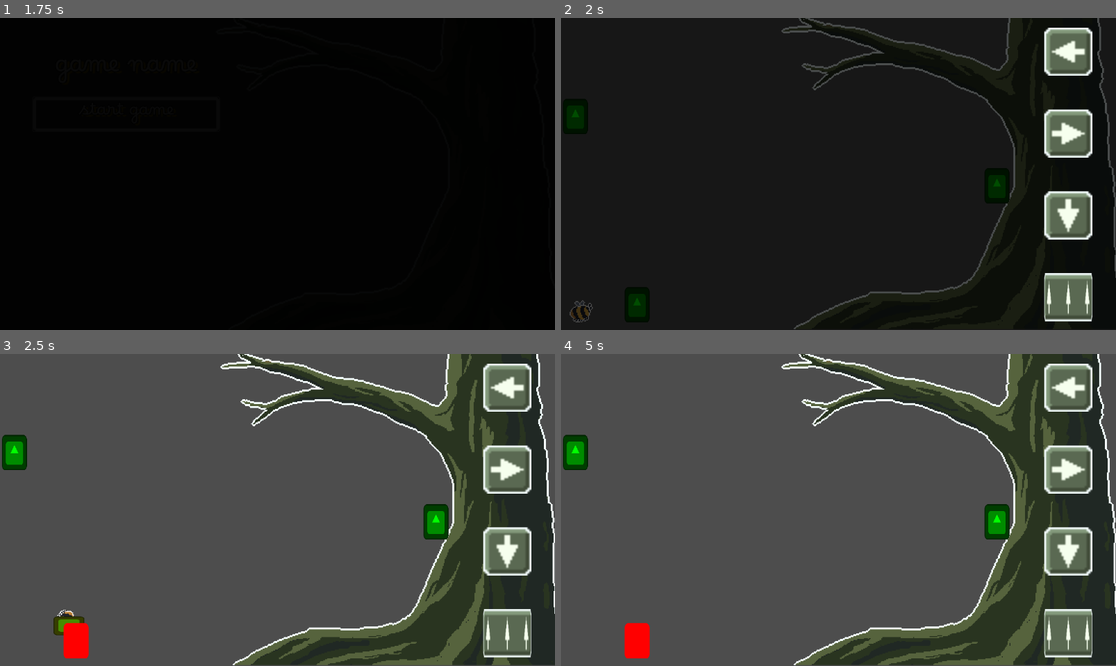
Above: before the commit, frames 1-4 (two rows, left to right).
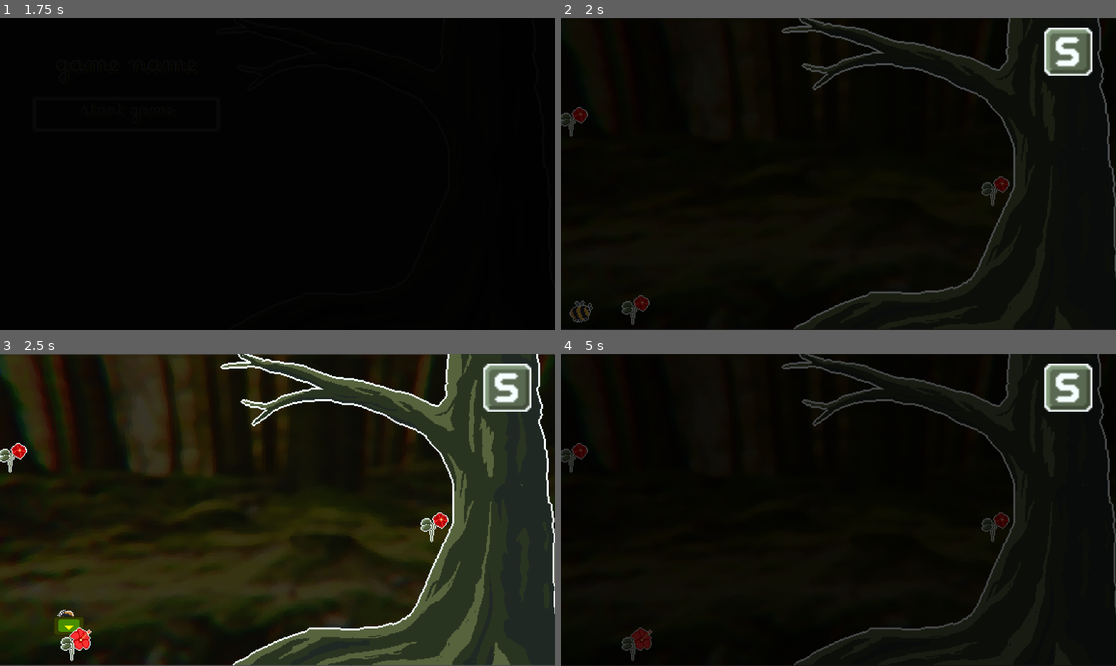
Above: after the commit, the same moments.

Repository: schmertenk/platformer
Game: Godot game, scene res://Main.tscn
The game is run twice, just before and just after one commit, with the same random seed, the same clock (stepped at 60 frames per second) and the same inputs. The engine's default icon, where the game draws it, is replaced by a stand-in: a white triangle on a blue panel in a dark square.
Inputs (mouse positions are in pixels of both pictures, inside the frame that each line leads up to):
- Up to frame 1 (1.75 s): move the mouse to (399, 158) at 0.52 s; hold Right (right) 0.53-1.25 s; click (399, 158) at 0.6 s; tap Space (jump) at 0.77 s; click (127, 114) at 1.25 s
- Up to frame 2 (2 s): no input
- Up to frame 3 (2.5 s): move the mouse to (166, 525) at 2.02 s; hold Right (right) from 2.03 s (still down); right-click (166, 525) at 2.1 s; tap Space (jump) at 2.27 s
- Up to frame 4 (5 s): move the mouse to (894, 441) at 2.77 s; release Right (right) at 2.78 s; hold Left (left) 2.78-3.53 s; click (894, 441) at 2.85 s; move the mouse to (810, 572) at 3.52 s; hold Right (right) from 3.53 s (still down); right-click (810, 572) at 3.6 s; tap Space (jump) at 3.77, 4.52 s; move the mouse to (1005, 556) at 4.27 s; click (1005, 556) at 4.35 s

Frame 1 is identical in both runs. In frame 2, 5.3% of the frame differs, in the area x 0-96%, y 6-99%; in frame 3, 77%; in frame 4, 99%, in the area x 0-100%, y 0-100%.

Commit message:
changed arrows to letters, added bad background, added losing, added flower art,

Diff:
--- a/Game.gd
+++ b/Game.gd
@@ -2,12 +2,15 @@
 
 class_name Game
 
+@export var available_control_platforms = {"A": true, "S": true, "D": true, "Space": true}
+
 var nr_of_blooming_flowers = 0
 var nr_of_flowers = 0
 
+
 func _ready():
 	find_nr_of_flowers(self)
-	print(nr_of_flowers)
+	$Player.died.connect(_on_player_died)
 
 
 func _init():
@@ -31,3 +34,11 @@
 	nr_of_blooming_flowers += 1
 	if nr_of_blooming_flowers == nr_of_flowers:
 		win()
+
+
+func _on_player_died(player):
+	lose()
+
+
+func lose():
+	Global.main.change_scene(scene_file_path)
--- a/Scenes/ControlPlatformWrapper/ControlPlatformWrapper.tscn
+++ b/Scenes/ControlPlatformWrapper/ControlPlatformWrapper.tscn
@@ -15,7 +15,7 @@
 shape = SubResource("RectangleShape2D_2nc0d")
 
 [node name="Sprite2D" type="Sprite2D" parent="."]
-modulate = Color(1, 1, 1, 0.588235)
+self_modulate = Color(1, 1, 1, 0.392157)
 position = Vector2(-1, 0)
 scale = Vector2(2.67969, 0.328125)
 texture = ExtResource("2_ewvs2")
--- a/Scenes/ControlPlatforms/S/S.gd
+++ b/Scenes/ControlPlatforms/S/S.gd
@@ -4,7 +4,8 @@
 func _process(delta):
 	if Global.control_platforms.S && Input.is_action_just_pressed("down"):
 		for body in $Body/Area2D.get_overlapping_bodies():
-			if body is CharacterBody2D:
-				body.apply_force(Vector2(0, -800))
+			var vec = global_position.direction_to(body.global_position)
+			if body is Player:
+				body.apply_force(vec * 800 * Vector2(5,1))
 			if body is RigidBody2D:
-				body.apply_force(Vector2(0, -80000))
+				body.apply_force(vec * 80000)
--- a/Scenes/Flower/Flower.gd
+++ b/Scenes/Flower/Flower.gd
@@ -18,6 +18,6 @@
 		bloom()
 
 func bloom():
-	$Area2D/Sprite2D.modulate = Color(255, 0, 0)
+	$Area2D/Sprite2D.frame = 0
 	blooming = true
 	bloomed.emit()
--- a/Scenes/Flower/Flower.tscn
+++ b/Scenes/Flower/Flower.tscn
@@ -1,21 +1,23 @@
 [gd_scene load_steps=4 format=3 uid="uid://dw58eomkudeul"]
 
 [ext_resource type="Script" path="res://Scenes/Flower/Flower.gd" id="1_ttydy"]
-[ext_resource type="Texture2D" uid="uid://cd1xkunslic63" path="res://icon.svg" id="2_e67g3"]
+[ext_resource type="Texture2D" uid="uid://cmttqtk6fenkv" path="res://Images/Flowe/flower.png" id="2_nxn1b"]
 
 [sub_resource type="CapsuleShape2D" id="CapsuleShape2D_2c3sg"]
 radius = 25.0
 height = 75.0
 
 [node name="Flower" type="Node2D"]
+texture_filter = 1
 script = ExtResource("1_ttydy")
 
 [node name="Area2D" type="Area2D" parent="."]
 
 [node name="Sprite2D" type="Sprite2D" parent="Area2D"]
-modulate = Color(0, 1, 0, 1)
-scale = Vector2(0.4, 0.570313)
-texture = ExtResource("2_e67g3")
+scale = Vector2(2, 2)
+texture = ExtResource("2_nxn1b")
+hframes = 2
+frame = 1
 
 [node name="CollisionShape2D" type="CollisionShape2D" parent="Area2D"]
 shape = SubResource("CapsuleShape2D_2c3sg")
--- a/Scenes/Honey/Honey.gd
+++ b/Scenes/Honey/Honey.gd
@@ -1,5 +1,4 @@
 extends PinJoint2D
-
 
 class_name Honey
 
--- /dev/null
+++ b/Scenes/Levels/Level1/Blur.gdshader
@@ -0,0 +1,8 @@
+shader_type canvas_item;
+
+uniform float lod: hint_range(0.0, 5) = 0.0;
+
+void fragment(){
+	vec4 color = textureLod(TEXTURE, UV, lod);
+	COLOR = color;
+}
--- a/Scenes/Levels/Level1/Level1.tscn
+++ b/Scenes/Levels/Level1/Level1.tscn
@@ -1,10 +1,12 @@
-[gd_scene load_steps=10 format=3 uid="uid://cp4kr5jy4346b"]
+[gd_scene load_steps=13 format=3 uid="uid://cp4kr5jy4346b"]
 
 [ext_resource type="Script" path="res://Game.gd" id="1_t3130"]
 [ext_resource type="PackedScene" uid="uid://gbmqtemmybni" path="res://Scenes/Characters/Player/Player.tscn" id="2_u21ff"]
+[ext_resource type="Texture2D" uid="uid://dj4cln2o8htjf" path="res://test.png" id="2_uim2k"]
 [ext_resource type="Texture2D" uid="uid://b2ue6laibxw6i" path="res://Images/Ambient/trees.png" id="3_1fu3n"]
 [ext_resource type="PackedScene" uid="uid://br14s13n7nm0a" path="res://Scenes/UI/ControlPlatformMenu/ControlPlatformMenu.tscn" id="4_08h88"]
 [ext_resource type="PackedScene" uid="uid://dw58eomkudeul" path="res://Scenes/Flower/Flower.tscn" id="5_nje3h"]
+[ext_resource type="PackedScene" uid="uid://daw5daruc5v65" path="res://Scenes/Environment/Deathzone/DeathZone.tscn" id="7_j8tgo"]
 
 [sub_resource type="RectangleShape2D" id="RectangleShape2D_654ko"]
 size = Vector2(222, 20)
@@ -18,9 +20,24 @@
 [sub_resource type="RectangleShape2D" id="RectangleShape2D_quyb2"]
 size = Vector2(30.5, 276)
 
+[sub_resource type="RectangleShape2D" id="RectangleShape2D_l2l7q"]
+size = Vector2(402, 75)
+
 [node name="Game" type="Node2D"]
 texture_filter = 1
 script = ExtResource("1_t3130")
+available_control_platforms = {
+"A": false,
+"D": false,
+"S": true,
+"Space": false
+}
+
+[node name="Background" type="Sprite2D" parent="."]
+modulate = Color(0.364706, 0.364706, 0.364706, 1)
+position = Vector2(589, 323.5)
+scale = Vector2(1.31111, 1.075)
+texture = ExtResource("2_uim2k")
 
 [node name="Player" parent="." instance=ExtResource("2_u21ff")]
 position = Vector2(42, 582)
@@ -67,3 +84,12 @@
 
 [node name="Flower3" parent="Flowers" instance=ExtResource("5_nje3h")]
 position = Vector2(158, 596)
+
+[node name="DeathZone" parent="." instance=ExtResource("7_j8tgo")]
+position = Vector2(168, 727)
+
+[node name="CollisionShape2D" parent="DeathZone" index="0"]
+position = Vector2(191, -27.5)
+shape = SubResource("RectangleShape2D_l2l7q")
+
+[editable path="DeathZone"]
--- /dev/null
+++ b/Scenes/UI/ControlPlatformMenu/ControlPlatformMenu.gd
@@ -0,0 +1,8 @@
+extends VBoxContainer
+
+
+# Called when the node enters the scene tree for the first time.
+func _ready():
+	for key in Global.game.available_control_platforms:
+		var value = Global.game.available_control_platforms[key]
+		get_node(key).visible = value
--- a/Scenes/UI/ControlPlatformMenu/ControlPlatformMenu.tscn
+++ b/Scenes/UI/ControlPlatformMenu/ControlPlatformMenu.tscn
@@ -1,6 +1,7 @@
-[gd_scene load_steps=6 format=3 uid="uid://br14s13n7nm0a"]
+[gd_scene load_steps=7 format=3 uid="uid://br14s13n7nm0a"]
 
 [ext_resource type="PackedScene" uid="uid://c4iqievkpicj4" path="res://Scenes/UI/ControlPlatformMenu/ControlPlatformSlot.tscn" id="1_82cuk"]
+[ext_resource type="Script" path="res://Scenes/UI/ControlPlatformMenu/ControlPlatformMenu.gd" id="1_khog6"]
 [ext_resource type="Texture2D" uid="uid://dsxijsn5sxtx8" path="res://Images/ControlPlatforms/left.png" id="2_ymh02"]
 [ext_resource type="Texture2D" uid="uid://cs6nq4trgc3xn" path="res://Images/ControlPlatforms/right.png" id="3_v2tgn"]
 [ext_resource type="Texture2D" uid="uid://b16gsjxi7haf8" path="res://Images/ControlPlatforms/down.png" id="4_arp4y"]
@@ -16,23 +17,24 @@
 grow_horizontal = 2
 grow_vertical = 2
 theme_override_constants/separation = 70
+script = ExtResource("1_khog6")
 
-[node name="SlotA" parent="." instance=ExtResource("1_82cuk")]
+[node name="A" parent="." instance=ExtResource("1_82cuk")]
 layout_mode = 2
 wrapper_path = "res://Scenes/ControlPlatformWrapper/WrapperA.tscn"
 texture = ExtResource("2_ymh02")
 
-[node name="SlotD" parent="." instance=ExtResource("1_82cuk")]
+[node name="D" parent="." instance=ExtResource("1_82cuk")]
 layout_mode = 2
 wrapper_path = "res://Scenes/ControlPlatformWrapper/WrapperD.tscn"
 texture = ExtResource("3_v2tgn")
 
-[node name="SlotS" parent="." instance=ExtResource("1_82cuk")]
+[node name="S" parent="." instance=ExtResource("1_82cuk")]
 layout_mode = 2
 wrapper_path = "res://Scenes/ControlPlatformWrapper/WrapperS.tscn"
 texture = ExtResource("4_arp4y")
 
-[node name="SlotSpace" parent="." instance=ExtResource("1_82cuk")]
+[node name="Space" parent="." instance=ExtResource("1_82cuk")]
 layout_mode = 2
 wrapper_path = "res://Scenes/ControlPlatformWrapper/WrapperSpace.tscn"
 texture = ExtResource("5_4hfg4")
--- a/Scenes/UI/ControlPlatformMenu/ControlPlatformSlot.gd
+++ b/Scenes/UI/ControlPlatformMenu/ControlPlatformSlot.gd
@@ -7,9 +7,11 @@
 var enabled = true
 var platform_id
 var hovered_wrapper:ControlPlatformWrapper = null
+var current_wrapper
 
 func _ready():
 	$Button/TextureRect.texture = texture
+
 
 func enable():
 	enabled = true
@@ -29,19 +31,20 @@
 
 func _on_button_button_down():
 	if !enabled:
-		return
+		return_wrapper(current_wrapper)
 	disable()
 	var wrapper = load(wrapper_path).instantiate()
 	Global.game.add_child(wrapper)
 	wrapper.global_position = get_global_mouse_position()
 	wrapper.return_wrapper.connect(return_wrapper)
 	wrapper.drag()
+	current_wrapper = wrapper
 
 
 func _on_area_2d_area_entered(area):
 	var wrapper = area.get_parent()
 	if wrapper is ControlPlatformWrapper:
-		if wrapper.scene_file_path == wrapper_path:
+		if wrapper == current_wrapper:
 			hovered_wrapper = wrapper
 
 
--- a/Scenes/UI/ControlPlatformMenu/ControlPlatformSlot.tscn
+++ b/Scenes/UI/ControlPlatformMenu/ControlPlatformSlot.tscn
@@ -14,6 +14,7 @@
 [node name="Button" type="Button" parent="."]
 custom_minimum_size = Vector2(100, 100)
 layout_mode = 2
+focus_mode = 0
 flat = true
 
 [node name="TextureRect" type="TextureRect" parent="Button"]
Binary file changed: Images/ControlPlatforms/Space.png
Binary file changed: Images/ControlPlatforms/down.png
Binary file changed: Images/ControlPlatforms/left.png
Binary file changed: Images/ControlPlatforms/right.png
Binary file changed: Images/ControlPlatforms/small_platforms.aseprite
Binary file changed: Images/ControlPlatforms/space.aseprite
Binary file added: Images/Flowe/flower.png
Not shown, added: Images/Flowe/flower.png.import
Binary file changed: Images/palette.aseprite
Binary file added: test.png
Not shown, added: test.png.import
